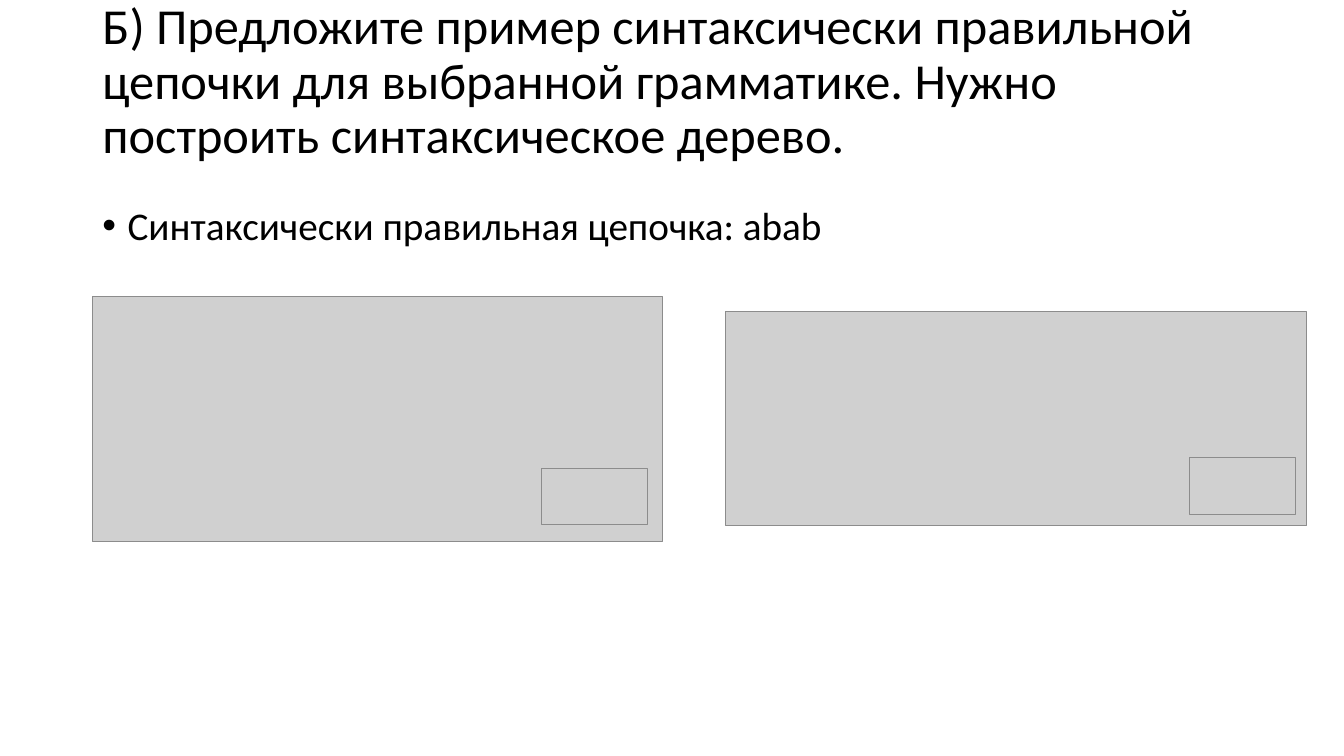
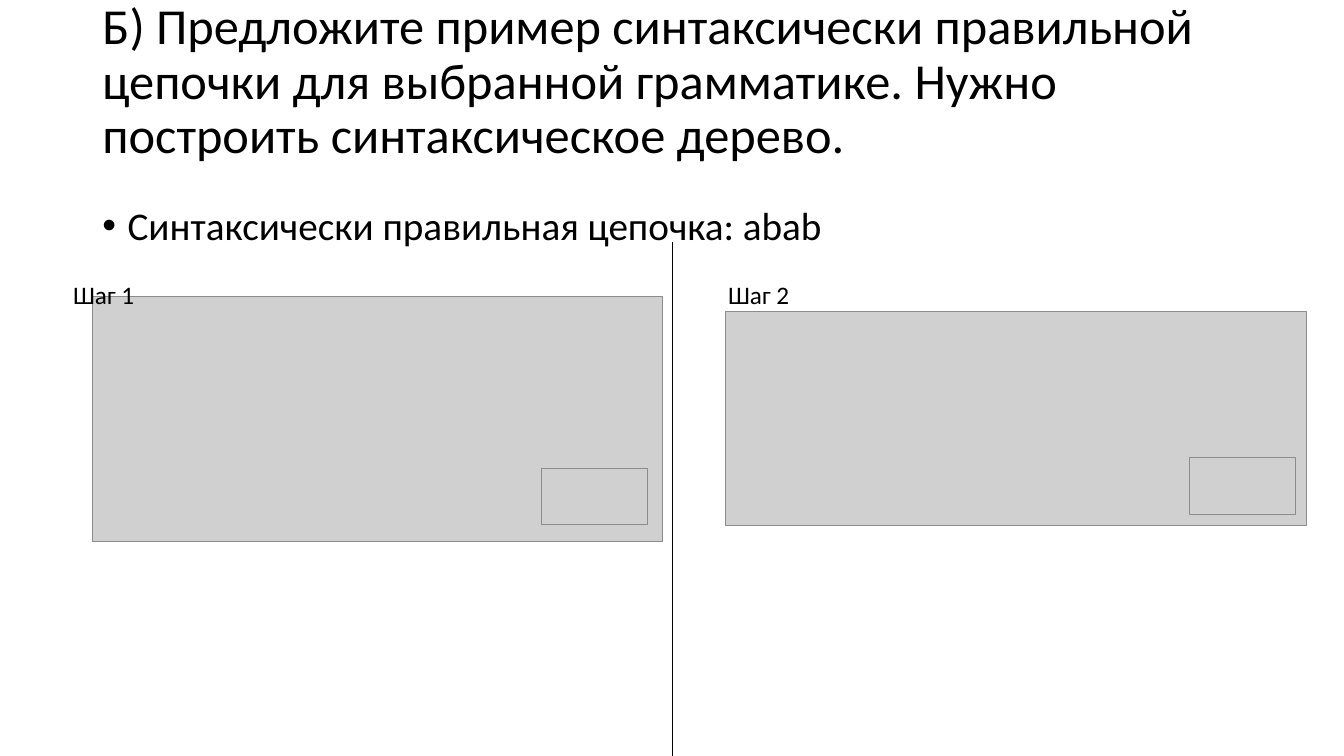
Before and after one commit to goddamnteam/korzun, a slide deck: slide 3 of task7.pptx. Drawn at 1344x756 pixels with LibreOffice and Linux fonts; fonts in the diff are those of the drawing; grey boxes stand for pictures. Boxes give left, top, right and bottom in pixels: in the first picture for what was removed or moved away, otherwise in the second. Text is boxed around its words. In the diff, an @@ line names an element or a change of style, - is before the commit and + after.

```diff
--- a/task7.pptx
+++ b/task7.pptx
@@ line added from (673, 242) to (673, 756), #000000 0.5 pt @@
@@ text added at [73,283,134,310], 18 pt, text #000000 @@
+Шаг 1
@@ text added at [728,287,789,304], 18 pt, text #000000 @@
+Шаг 2
```
Also in this commit, not shown: 8 other slides changed, 1 slide removed.
